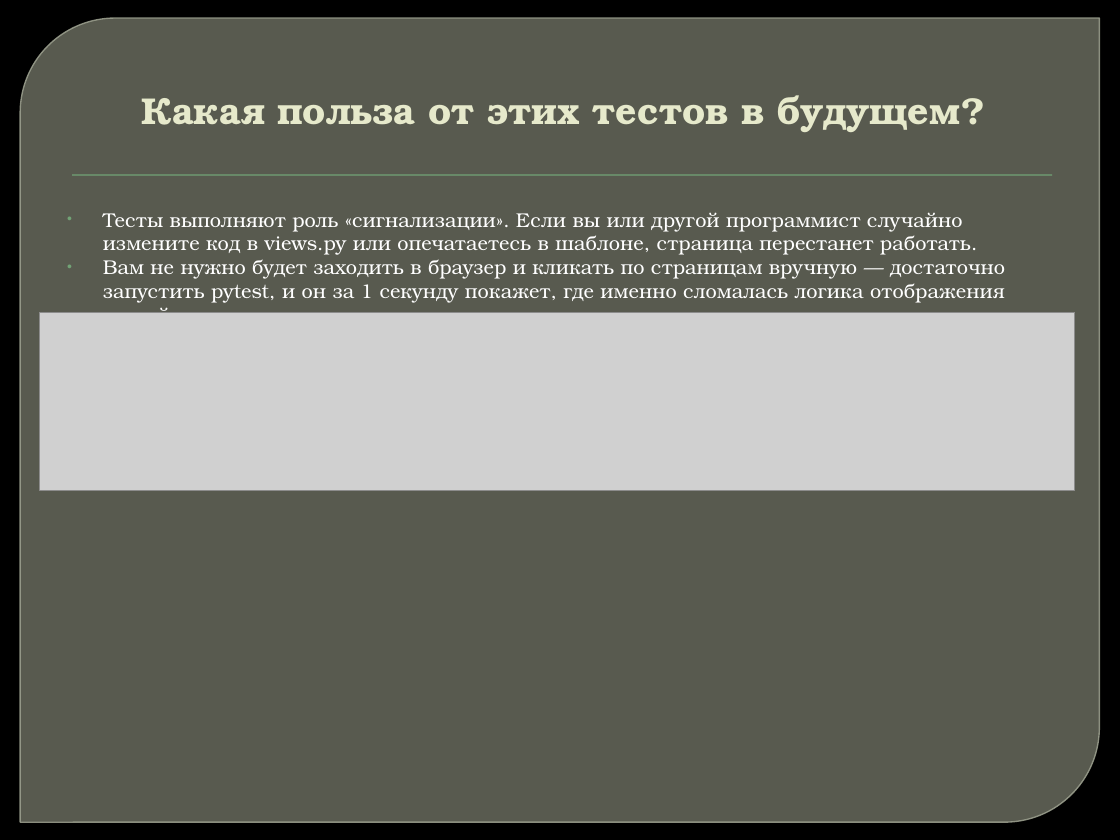
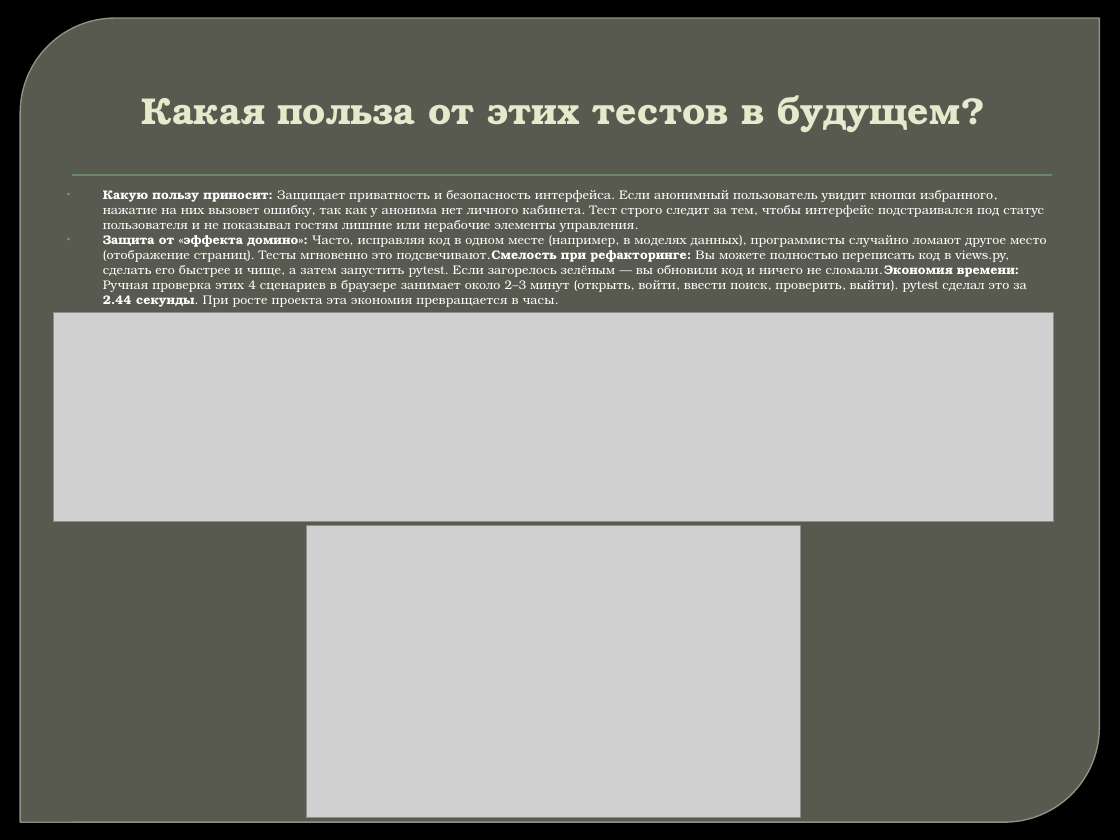
Before and after one commit to serg-12-ctrl/mini-------, a slide deck: slide 9 of Новостной портал.pptx. Drawn at 1120x840 pixels with LibreOffice and Linux fonts; fonts in the diff are those of the drawing; grey boxes stand for pictures; background and template pictures are left out. Boxes give left, top, right and bottom in pixels: in the first picture for what was removed or moved away, otherwise in the second. Text is boxed around its words. In the diff, an @@ line names an element or a change of style, - is before the commit and + after.

Commit message:
Запуск новых тестов

```diff
--- a/Новостной портал.pptx
+++ b/Новостной портал.pptx
@@ text at <box>103,190,1047,292</box>: text changed; size 12.8 to 8 pt @@
-• Тесты выполняют роль «сигнализации». Если вы или другой программист случайно измените код в views.py или опечатаетесь в шаблоне, страница перестанет работать.
-• Вам не нужно будет заходить в браузер и кликать по страницам вручную — достаточно запустить pytest, и он за 1 секунду покажет, где именно сломалась логика отображения статей.
+• Какую пользу приносит: Защищает приватность и безопасность интерфейса. Если анонимный пользователь увидит кнопки избранного, нажатие на них вызовет ошибку, так как у анонима нет личного кабинета. Тест строго следит за тем, чтобы интерфейс подстраивался под статус пользователя и не показывал гостям лишние или нерабочие элементы управления.
+• Защита от «эффекта домино»: Часто, исправляя код в одном месте (например, в моделях данных), программисты случайно ломают другое место (отображение страниц). Тесты мгновенно это подсвечивают.Смелость при рефакторинге: Вы можете полностью переписать код в views.py, сделать его быстрее и чище, а затем запустить pytest. Если загорелось зелёным — вы обновили код и ничего не сломали.Экономия времени: Ручная проверка этих 4 сценариев в браузере занимает около 2–3 минут (открыть, войти, ввести поиск, проверить, выйти). pytest сделал это за 2.44 секунды. При росте проекта эта экономия превращается в часы.
@@ picture: place and size @@
-picture at <box>39,312,1074,491</box>
+picture at <box>54,312,1054,521</box>
@@ picture added at <box>307,525,801,816</box> @@
```
Also in this commit, not shown: 2 other slides changed, 2 other files.
